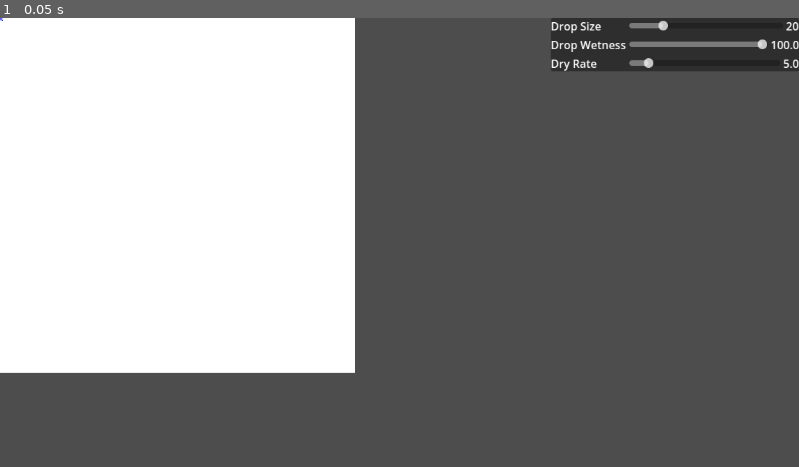
Above: before the commit, frame 1.
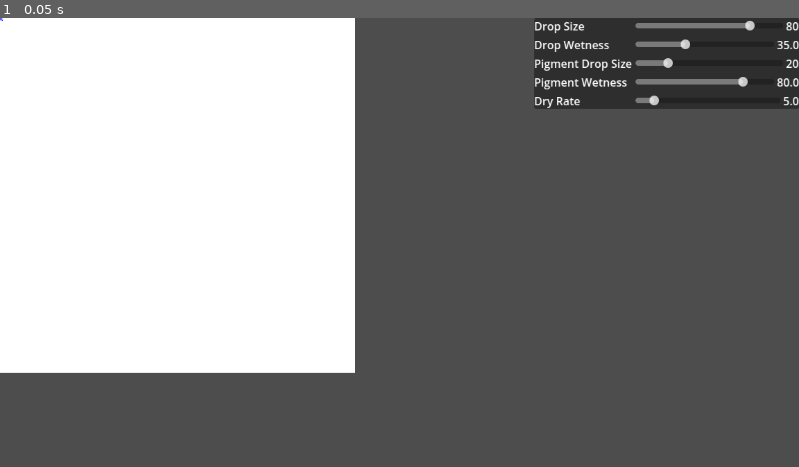
Above: after the commit, the same moment.

Repository: nerochiaro/watercolor-sim
Game: Godot game, scene res://main.tscn
The game is run twice, just before and just after one commit, with the same random seed, the same clock (stepped at 60 frames per second) and the same inputs.
Inputs:
- Up to frame 1 (0.05 s): no input

The runs differ from the first frame. In frame 1, 3.6% of the frame differs, in the area x 66-100%, y 0-21%.
Error before the commit: Cannot call method 'shader_create_from_spirv' on a null value. (res://compute_sprite/compute_sprite.gd:71)
Error after the commit: Parse Error: Identifier "_drop_size" not declared in the current scope. (res://main.gd:85)

Commit message:
Rework UI and add pigment radius and wetness controls

Diff:
--- a/main.gd
+++ b/main.gd
@@ -38,8 +38,9 @@
 
 @export var width := 512
 @export var height := 512
-var _drop_size: int = 20
-var _drop_wetness: float = 80.0
+var _drop_wetness: float = 20.0
+var _pigment_drop_size: int = 20
+var _pigment_drop_wetness: float = 80.0
 var _dry_rate: float = 4.0
 
 # The SSBO buffers used for the simulation by the compute shader.
@@ -188,9 +189,11 @@
 		_click_pos.x,
 		_click_pos.y,
 		_click_button,
-		_drop_size,
-		_drop_wetness,
-		_dry_rate,
+		%UI.drop_size,
+		%UI.drop_wetness,
+		%UI.pigment_drop_size,
+		%UI.pigment_drop_wetness,
+		%UI.dry_rate,
 		_iteration,
 		0,
 		0,
--- a/ui/ui.gd
+++ b/ui/ui.gd
@@ -1,24 +1,48 @@
 extends CanvasLayer
 
-signal drop_size_changed(value: float)
-signal drop_wetness_changed(value: float)
-signal dry_rate_changed(value: float)
+@export var drop_size: int:
+	get:
+		return %DropSizeSlider.value
+
+@export var drop_wetness: int:
+	get:
+		return %DropWetnessSlider.value
+
+@export var pigment_drop_size: int:
+	get:
+		return %PigmentDropSizeSlider.value
+
+@export var pigment_drop_wetness: int:
+	get:
+		return %PigmentDropWetnessSlider.value
+
+@export var dry_rate: int:
+	get:
+		return %DryRateSlider.value
 
 func _ready():
+	%DropSizeSlider.value = drop_size
 	%DropSizeSlider.value_changed.connect(on_drop_size_changed)
+	on_drop_size_changed(%DropSizeSlider.value)
 	%DropWetnessSlider.value_changed.connect(on_drop_wetness_changed)
 	%DropWetnessLabel.text = str(%DropWetnessSlider.value)
+	%PigmentDropSizeSlider.value_changed.connect(on_pigment_drop_size_changed)
+	%PigmentDropWetnessSlider.value_changed.connect(on_pigment_drop_wetness_changed)
+	%PigmentDropWetnessLabel.text = str(%PigmentDropWetnessSlider.value)
 	%DryRateSlider.value_changed.connect(on_dry_rate_changed)
 	%DryRateLabel.text = str(%DryRateSlider.value)
 
 func on_drop_size_changed(value: float):
-	drop_size_changed.emit(value)
 	%DropSizeLabel.text = str(int(value))
 
 func on_drop_wetness_changed(value: float):
-	drop_wetness_changed.emit(value)
 	%DropWetnessLabel.text = str(value)
 
+func on_pigment_drop_size_changed(value: float):
+	%PigmentDropSizeLabel.text = str(int(value))
+
+func on_pigment_drop_wetness_changed(value: float):
+	%PigmentDropWetnessLabel.text = str(value)
+
 func on_dry_rate_changed(value: float):
-	dry_rate_changed.emit(value)
 	%DryRateLabel.text = str(value)
--- a/ui/ui.tscn
+++ b/ui/ui.tscn
@@ -22,7 +22,7 @@
 layout_mode = 2
 columns = 2
 
-[node name="Label" type="Label" parent="PanelContainer/MarginContainer/GridContainer"]
+[node name="DropSizeHeader" type="Label" parent="PanelContainer/MarginContainer/GridContainer"]
 layout_mode = 2
 text = "Drop Size"
 
@@ -35,7 +35,7 @@
 layout_mode = 2
 size_flags_horizontal = 3
 size_flags_vertical = 3
-value = 20.0
+value = 80.0
 rounded = true
 
 [node name="DropSizeLabel" type="Label" parent="PanelContainer/MarginContainer/GridContainer/HBoxContainer"]
@@ -43,7 +43,7 @@
 layout_mode = 2
 text = "20"
 
-[node name="Drop Wetness" type="Label" parent="PanelContainer/MarginContainer/GridContainer"]
+[node name="DropWetnessHeader" type="Label" parent="PanelContainer/MarginContainer/GridContainer"]
 layout_mode = 2
 text = "Drop Wetness"
 
@@ -56,13 +56,53 @@
 layout_mode = 2
 size_flags_horizontal = 3
 size_flags_vertical = 3
-value = 100.0
+value = 35.0
 
 [node name="DropWetnessLabel" type="Label" parent="PanelContainer/MarginContainer/GridContainer/HBoxContainer2"]
 unique_name_in_owner = true
 layout_mode = 2
 
-[node name="Label2" type="Label" parent="PanelContainer/MarginContainer/GridContainer"]
+[node name="PigmentDropSizeHeader" type="Label" parent="PanelContainer/MarginContainer/GridContainer"]
+layout_mode = 2
+text = "Pigment Drop Size"
+
+[node name="HBoxContainer4" type="HBoxContainer" parent="PanelContainer/MarginContainer/GridContainer"]
+layout_mode = 2
+
+[node name="PigmentDropSizeSlider" type="HSlider" parent="PanelContainer/MarginContainer/GridContainer/HBoxContainer4"]
+unique_name_in_owner = true
+custom_minimum_size = Vector2(200, 0)
+layout_mode = 2
+size_flags_horizontal = 3
+size_flags_vertical = 3
+value = 20.0
+rounded = true
+
+[node name="PigmentDropSizeLabel" type="Label" parent="PanelContainer/MarginContainer/GridContainer/HBoxContainer4"]
+unique_name_in_owner = true
+layout_mode = 2
+text = "20"
+
+[node name="PigmentDropWetnessHeader" type="Label" parent="PanelContainer/MarginContainer/GridContainer"]
+layout_mode = 2
+text = "Pigment Wetness"
+
+[node name="HBoxContainer5" type="HBoxContainer" parent="PanelContainer/MarginContainer/GridContainer"]
+layout_mode = 2
+
+[node name="PigmentDropWetnessSlider" type="HSlider" parent="PanelContainer/MarginContainer/GridContainer/HBoxContainer5"]
+unique_name_in_owner = true
+custom_minimum_size = Vector2(200, 0)
+layout_mode = 2
+size_flags_horizontal = 3
+size_flags_vertical = 3
+value = 80.0
+
+[node name="PigmentDropWetnessLabel" type="Label" parent="PanelContainer/MarginContainer/GridContainer/HBoxContainer5"]
+unique_name_in_owner = true
+layout_mode = 2
+
+[node name="DryRateHeader" type="Label" parent="PanelContainer/MarginContainer/GridContainer"]
 layout_mode = 2
 text = "Dry Rate"
 
Not shown, changed: compute.glsl
